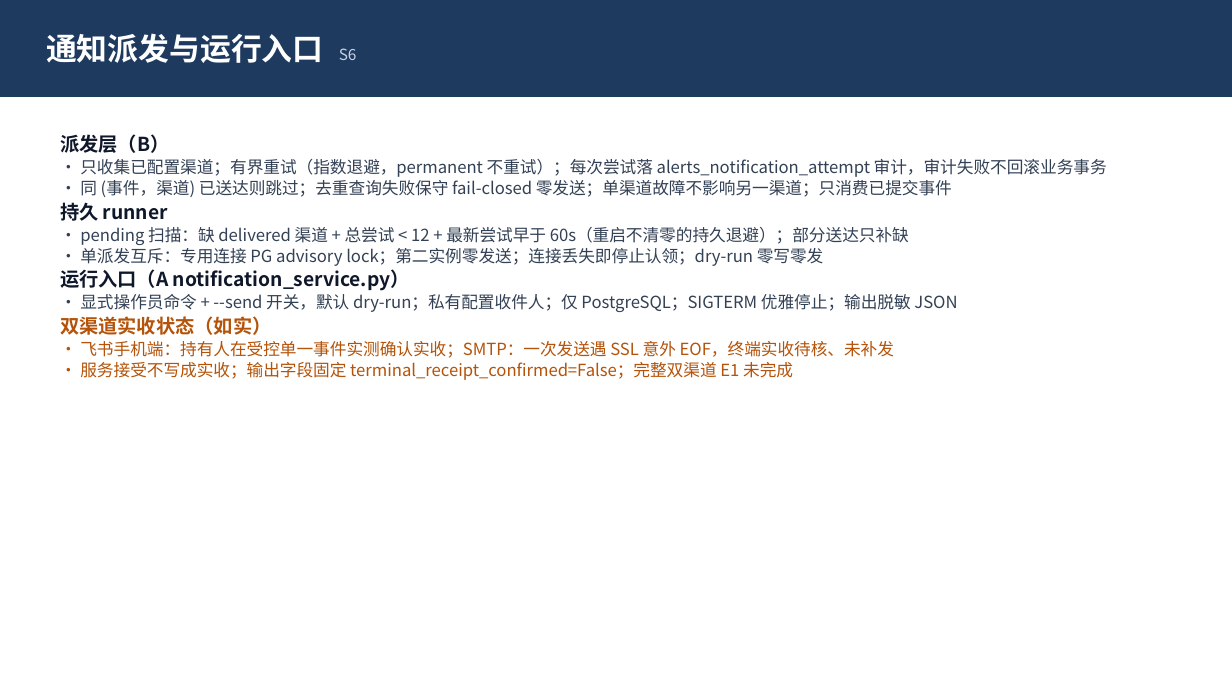
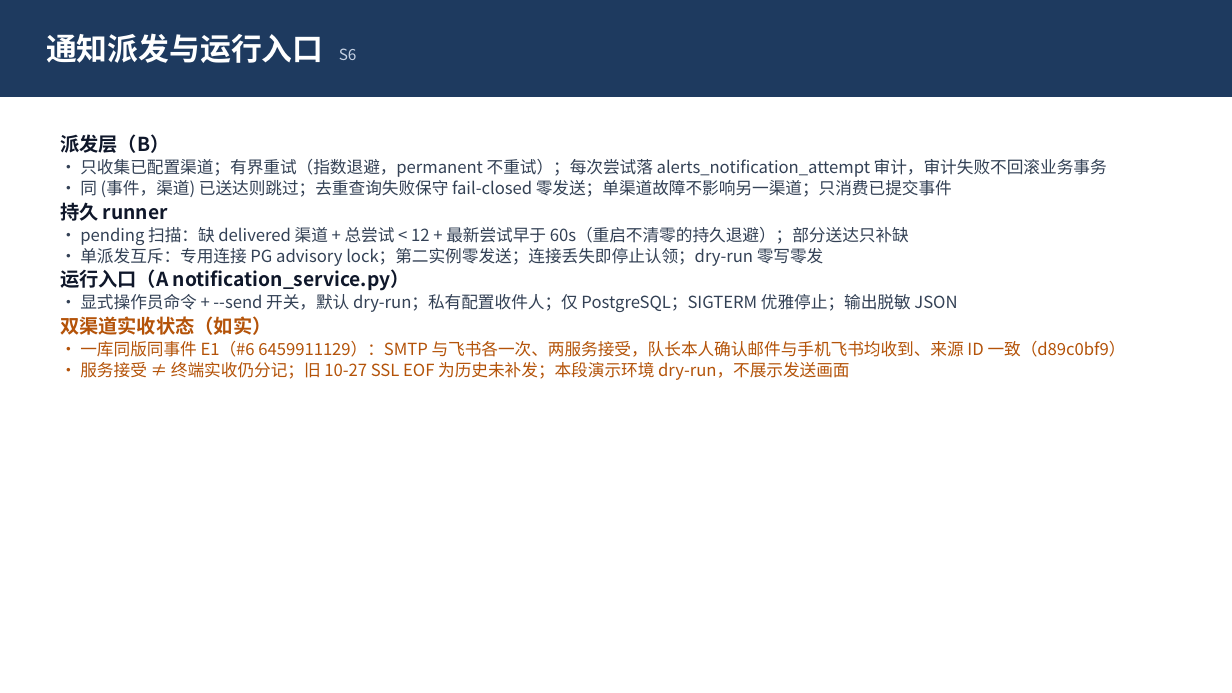
Before and after one commit to Cynthia060913/freshlink-zhikong-public, a slide deck: slide 6 of docs/submission/claude-b-materials/M04-PRESENTATION-DRAFT.pptx. Drawn at 1232x693 pixels with LibreOffice and Linux fonts; fonts in the diff are those of the drawing. Boxes give left, top, right and bottom in pixels: in the first picture for what was removed or moved away, otherwise in the second. Text is boxed around its words. In the diff, an @@ line names an element or a change of style, - is before the commit and + after.

Commit message:
docs(submission): sync materials to E1 dual-channel receipt facts; adopt e7 architecture asset
- M03 $0/2/5.5/5.6/9/10: rebase assembly facts on main 319aa63 (= E1
  source e7fffd61); record PR #96 dd2bf38 as pending-review candidate
  (410 passed / 2 skipped / 15 subtests, not merged into frozen-line
  results); replace stale SMTP-pending wording with the signed E1
  dual-channel receipt (#6 6459911129); honest-untested list refreshed.
- B-DEMO-STEPS: navigation reality (no separate warehouse/batch page),
  dry-run demo boundary, E1 fact kept in A's footage, dated history for
  the 10-27 SSL EOF.
- build-m04: verify tracked CURRENT-ARCHITECTURE-e7.png (PR #89 b4d8c28,
  sha256 pinned) before any output; media part renamed accordingly;
  S1/S6/S7/S8 copy updated to the same facts. Deck rebuilt
  deterministically (two builds same sha256, 8 slides).
- assets: A's e7 current architecture PNG, byte-identical to PR89 head.

```diff
--- a/docs/submission/claude-b-materials/M04-PRESENTATION-DRAFT.pptx
+++ b/docs/submission/claude-b-materials/M04-PRESENTATION-DRAFT.pptx
@@ text at (80, 341, 1126, 380): text changed @@
-• 飞书手机端：持有人在受控单一事件实测确认实收；SMTP：一次发送遇 SSL 意外 EOF，终端实收待核、未补发
-• 服务接受不写成实收；输出字段固定 terminal_receipt_confirmed=False；完整双渠道 E1 未完成
+• 一库同版同事件 E1（#6 6459911129）：SMTP 与飞书各一次、两服务接受，队长本人确认邮件与手机飞书均收到、来源 ID 一致（d89c0bf9）
+• 服务接受 ≠ 终端实收仍分记；旧 10-27 SSL EOF 为历史未补发；本段演示环境 dry-run，不展示发送画面
```
Also in this commit, not shown: 3 other slides changed, 4 other files.
